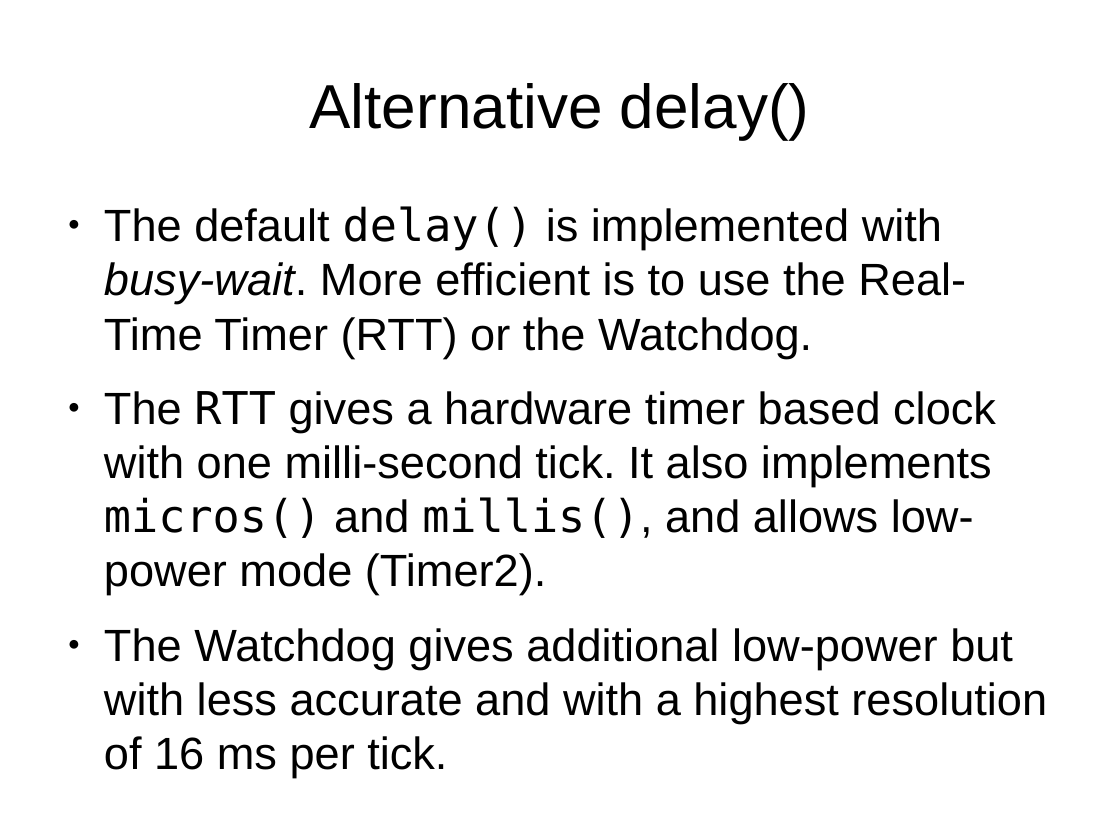
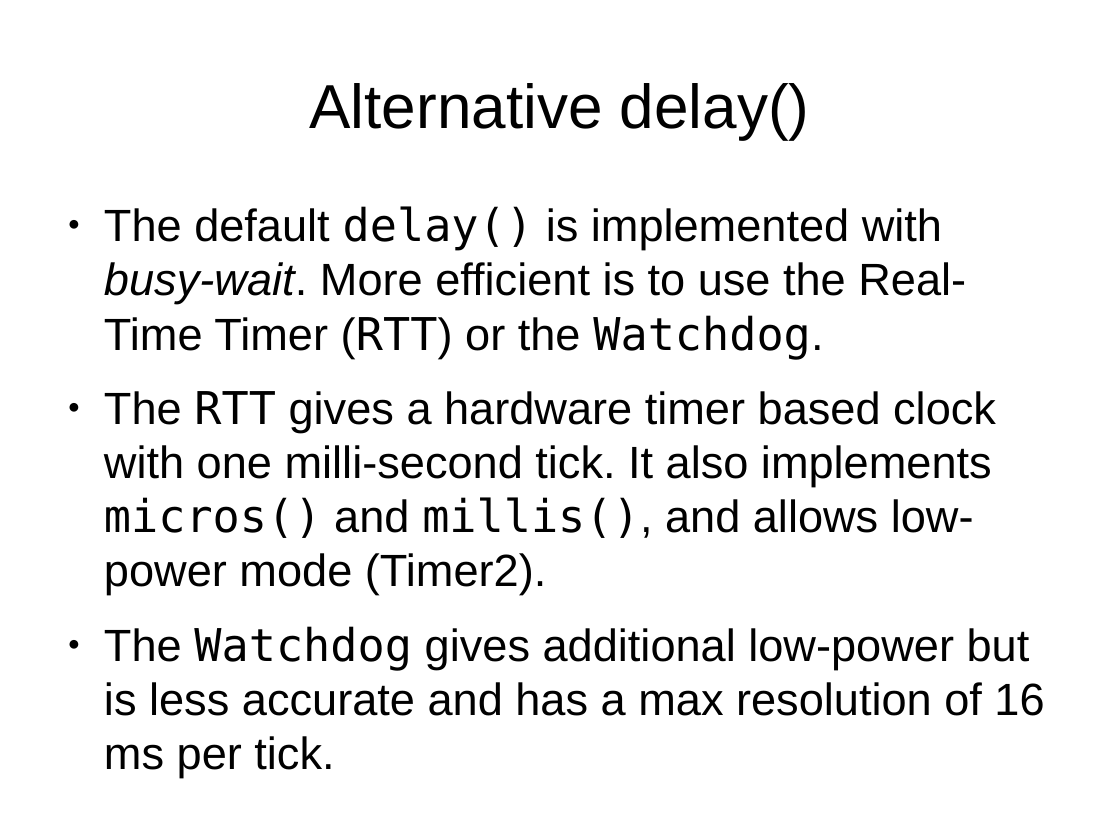
Before and after one commit to mikaelpatel/Cosa-Dolce, a slide deck: slide 12 of Lessons/00.Arduino-examples/01.Basics/Basics.odp (slide 11 before the commit). Drawn at 1120x840 pixels with LibreOffice and Linux fonts; fonts in the diff are those of the drawing. Boxes give left, top, right and bottom in pixels: in the first picture for what was removed or moved away, otherwise in the second. Text is boxed around its words. In the diff, an @@ line names an element or a change of style, - is before the commit and + after.

```diff
--- a/Lessons/00.Arduino-examples/01.Basics/Basics.odp
+++ b/Lessons/00.Arduino-examples/01.Basics/Basics.odp
@@ text at <box>104,206,966,360</box>: font Arial to DejaVu Sans Mono in "(RTT) Watchdog." @@
@@ text at <box>104,626,1044,778</box>: text changed @@
-● The Watchdog gives additional low-power but with less accurate and with a highest resolution of 16 ms per tick.
+● The Watchdog gives additional low-power but is less accurate and has a max resolution of 16 ms per tick.
```
Also in this commit, not shown: 3 other slides changed, 2 slides added, 1 other file.
